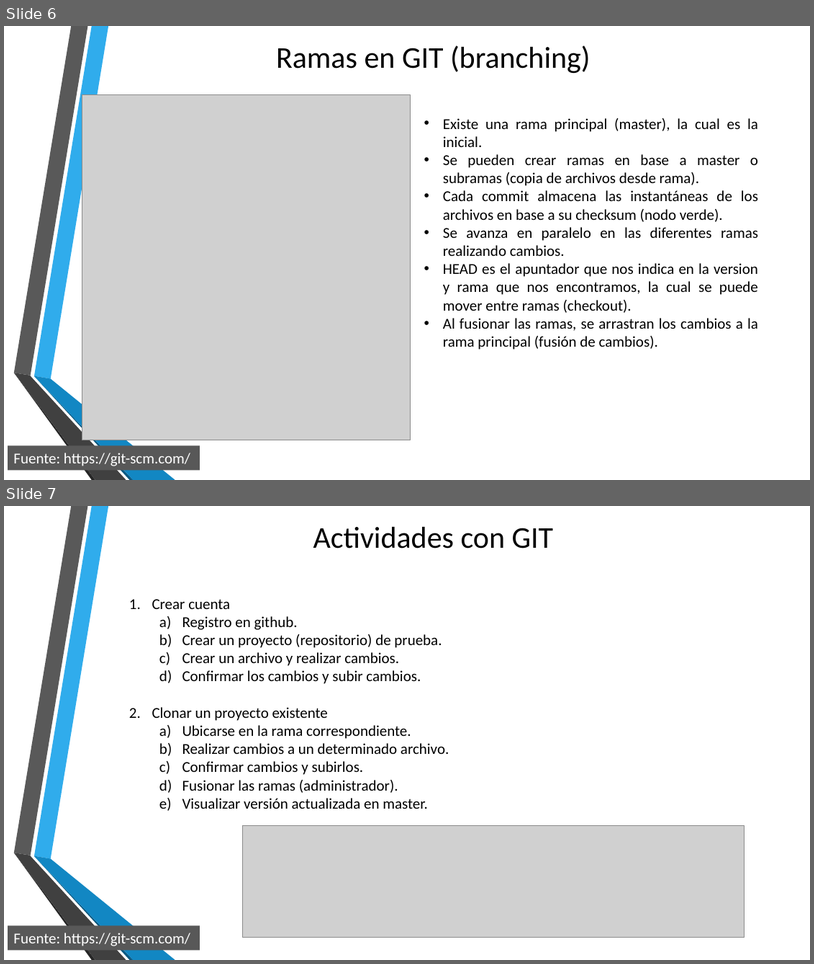
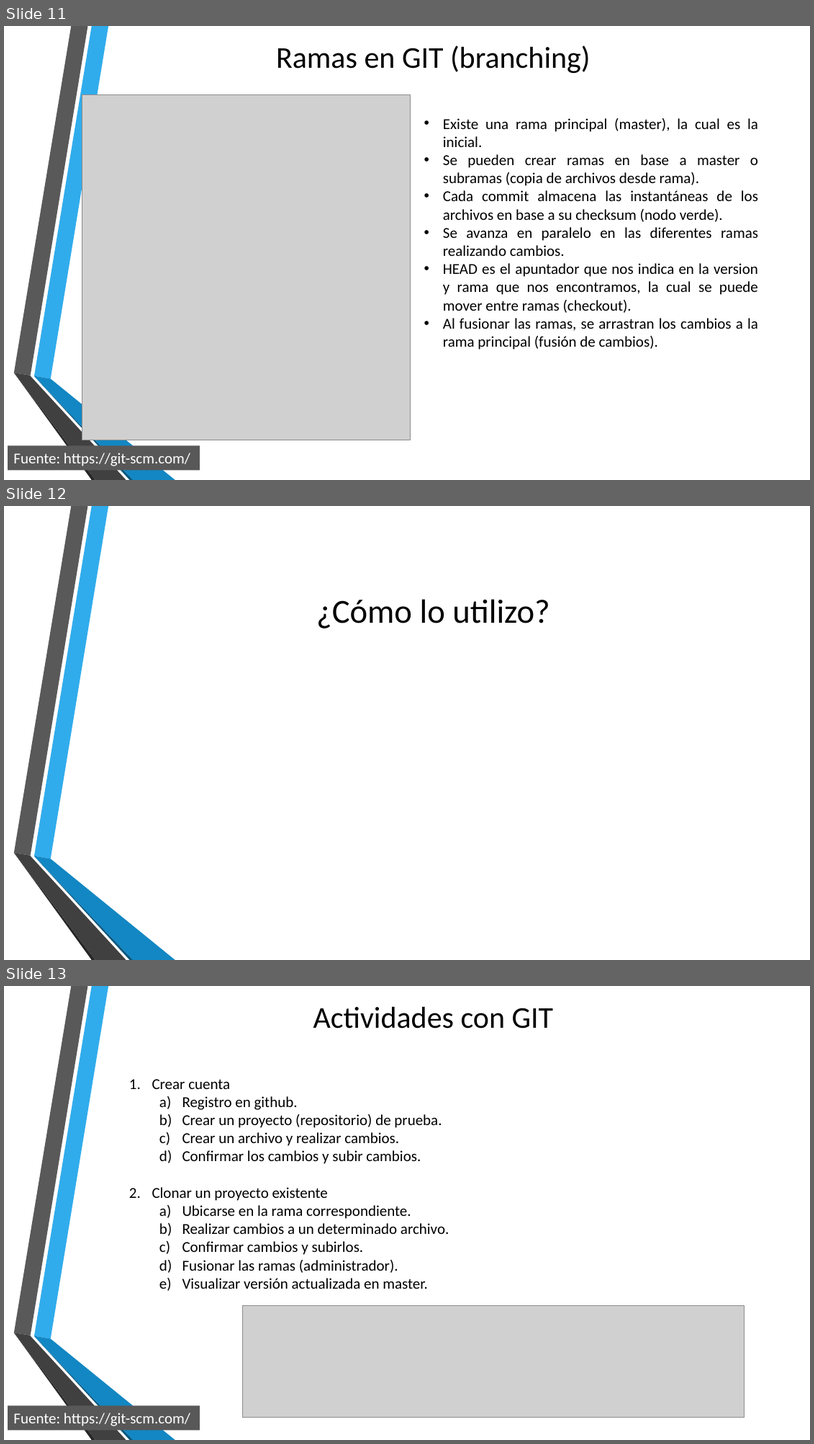
Before and after one commit to campus-digital/tutorialgit, a slide deck: documentos/Presentación3.pptx. Shown one above the other, each under a label of ours: slides 6 and 7 before the commit, slides 11, 12 and 13 after it. The pictures are 814x964 and 814x1444 pixels, drawn with LibreOffice and Linux fonts; fonts in the diff are those of the drawing; grey boxes stand for pictures; background and template pictures are left out. Boxes give left, top, right and bottom in pixels: in the first picture for what was removed or moved away, otherwise in the second. Text is boxed around its words. In the diff, an @@ line names an element or a change of style, - is before the commit and + after.

```diff
--- a/documentos/Presentación3.pptx
+++ b/documentos/Presentación3.pptx
@@ slide 12 added at (x1=4, y1=506, x2=810, y2=960), background picture (left out); not listed: 6 template elements that a slide beside it also shows @@
@@ title added at (x1=316, y1=599, x2=550, y2=628), 40 pt, text #000000 @@
+¿Cómo lo utilizo?
@@ what was slide 6 is now slide 11 @@
@@ what was slide 7 is now slide 13 @@
```
Also in this commit, not shown: 1 slide changed, 5 other slides added, 1 other file.
